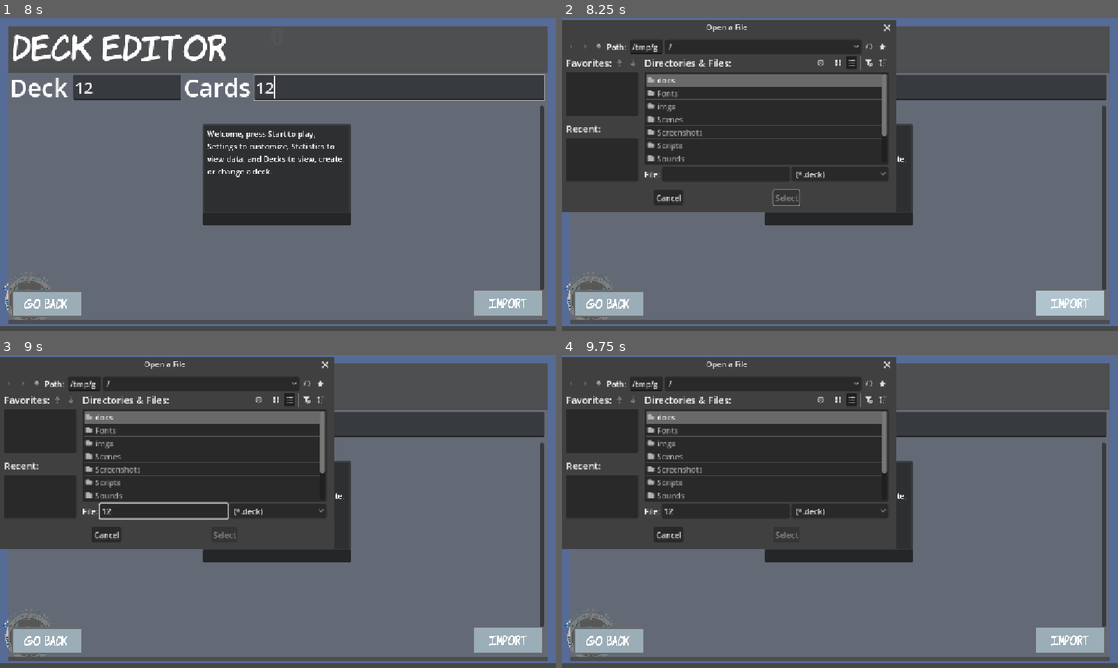
Above: before the commit, frames 1-4 (two rows, left to right).
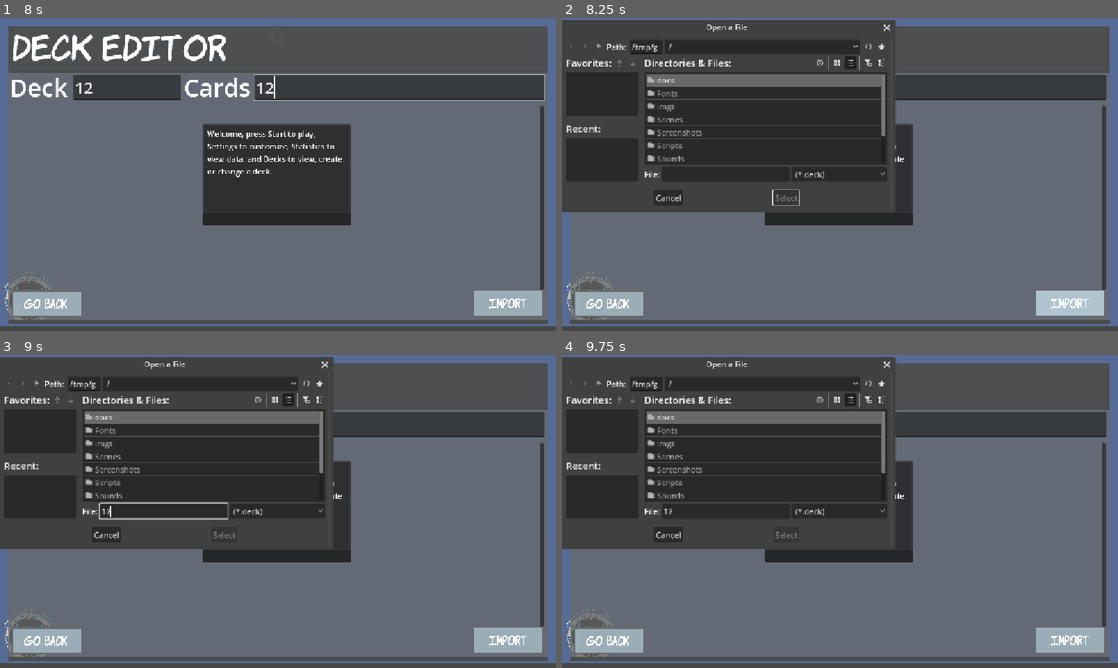
Above: after the commit, the same moments.

Repository: 255-Ping/Flashcards
Game: Godot game, scene res://Scenes/flash_card_main.tscn
Two runs of this game, one before a commit and one after it. Both use one fixed random seed, a clock stepped at 60 frames per second and the inputs below.
Inputs (mouse positions are in pixels of both pictures, inside the frame that each line leads up to):
- Up to frame 1 (8 s): click (511, 149) at 0.52 s; type "12" at 0.6 s; click (511, 180) at 0.75 s; type "12" at 0.83 s; click (222, 89) at 0.98 s; type "Alex" at 1.07 s; click "+" at 1.25 s; click "Random" at 2 s; click "Nothing" at 2.75 s; click "Student" at 3.5 s; click (411, 271) at 4.25 s; click "Remove" at 5 s; click "Add" at 5.75 s; click "Decks" at 6.5 s; click (127, 86) at 7.27 s; type "12" at 7.35 s; click (400, 86) at 7.5 s; type "12" at 7.58 s
- Up to frame 2 (8.25 s): click "Import" at 8 s
- Up to frame 3 (9 s): click (161, 511) at 8.77 s; type "12" at 8.85 s
- Up to frame 4 (9.75 s): click (584, 383) at 9.5 s

Frame 1 is identical in both runs. In frame 2, 0.6% of the frame differs, in the area x 2-61%, y 0-60%; in frame 3, 0.6%, in the area x 2-61%, y 0-59%; in frame 4, 0.6%.

Commit message:
Save settings between uses

Diff:
--- a/Scripts/flash_cards.gd
+++ b/Scripts/flash_cards.gd
@@ -179,7 +179,43 @@
 	update_student_list_visuals(student_list)
 
 #Settings Defaults
-	operator = "+"
+	var loaded_defaults = save.load_json("program_settings.json")
+
+#Load settings from data
+	if loaded_defaults:
+		operator = loaded_defaults["operator"]
+		if operator == "+":
+			$Settings/Operator.select(0)
+		if operator == "-":
+			$Settings/Operator.select(1)
+		if operator == "x":
+			$Settings/Operator.select(2)
+		max_questions = loaded_defaults["max_questions"]
+		if max_questions:
+			$Settings/MaxQuestions.text = str(max_questions)
+		required_number = loaded_defaults["required_number"]
+		if required_number:
+			$Settings/RequiredNumber.text = required_number
+		card_generation = loaded_defaults["card_generation"]
+		if card_generation == "random":
+			$Settings/CardGeneration.select(0)
+		if card_generation == "deck":
+			$Settings/CardGeneration.select(1)
+		round_end_function = loaded_defaults["round_end_function"]
+		if round_end_function == "nothing":
+			$Settings/RoundEndFunction.select(0)
+		if round_end_function == "keybind":
+			$Settings/RoundEndFunction.select(1)
+		if round_end_function == "password":
+			$Settings/RoundEndFunction.select(2)
+#No Loaded Data
+	else:
+		operator = "+"
+		max_questions = 10
+		card_generation = "random"
+		round_end_function = "nothing"
+
+#Unsaved defaults
 	allow_negative_answers = false
 	allow_divided_by_1 = false
 	debug_mode = true
@@ -191,9 +227,6 @@
 	min_value_2 = 0
 	max_value_2 = 12
 	style = "column" #flat, column
-	max_questions = 10
-	card_generation = "random"
-	round_end_function = "nothing"
 	card_number = 0
 	print("Defaults Loaded")
 
@@ -281,6 +314,17 @@
 	create_popup("Goodbye :)")
 	PanelLogger.log("Goodbye :)")
 
+#Save Program Settings
+	var program_settings = {
+		"student_name":student_name,
+		"operator":operator,
+		"required_number":required_number,
+		"max_questions":max_questions,
+		"card_generation":card_generation,
+		"round_end_function":round_end_function
+	}
+	save.save_json("program_settings.json", program_settings)
+
 #Save password
 	var password_dict = {
 		"password":admin_password
